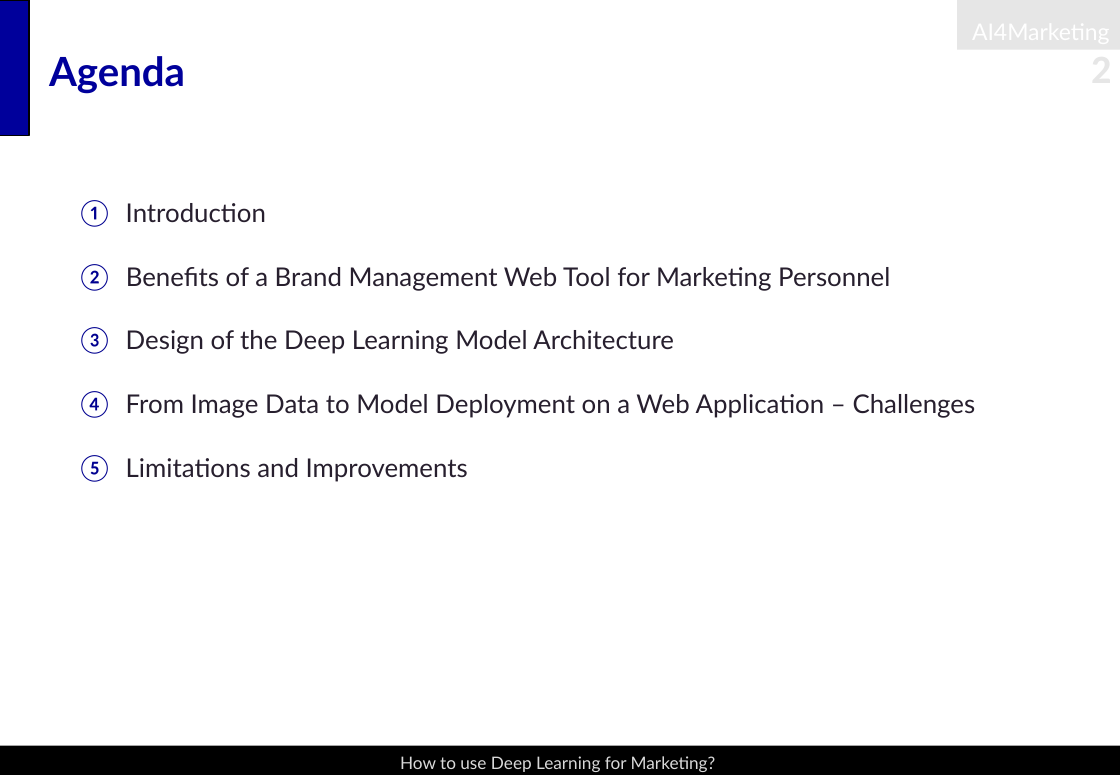
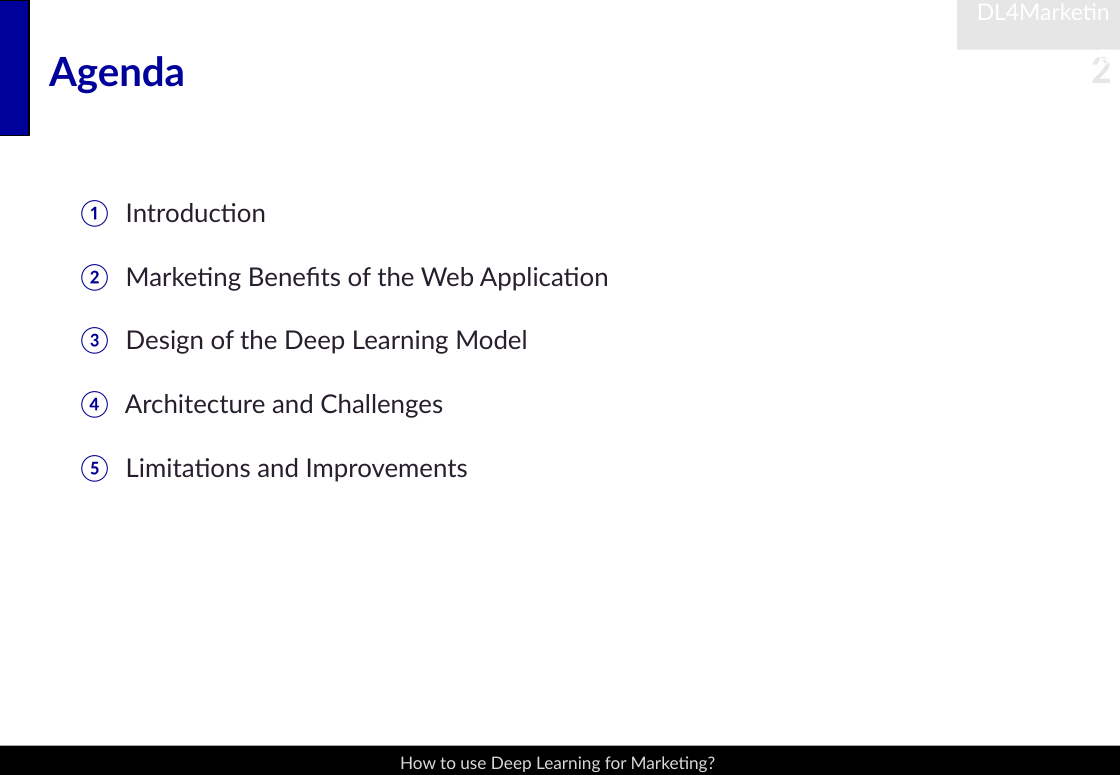
Before and after one commit to snoweZz/DLfM_BrandManagement, a slide deck: slide 2 of about_me/BrandManagement.pptx. Drawn at 1120x775 pixels with LibreOffice and Linux fonts; fonts in the diff are those of the drawing. Boxes give left, top, right and bottom in pixels: in the first picture for what was removed or moved away, otherwise in the second. Text is boxed around its words. In the diff, an @@ line names an element or a change of style, - is before the commit and + after.

Commit message:
update powerpoint brandmanagement

```diff
--- a/about_me/BrandManagement.pptx
+++ b/about_me/BrandManagement.pptx
@@ text at bbox=[958, 0, 1120, 50]: text added @@
+DL4Marketing
@@ text at bbox=[125, 267, 609, 418]: text changed @@
-2. Benefits of a Brand Management Web Tool for Marketing Personnel
-3. Design of the Deep Learning Model Architecture
-4. From Image Data to Model Deployment on a Web Application – Challenges
+2. Marketing Benefits of the Web Application
+3. Design of the Deep Learning Model
+4. Architecture and Challenges
```
Also in this commit, not shown: 7 other slides changed, 1 other file.
